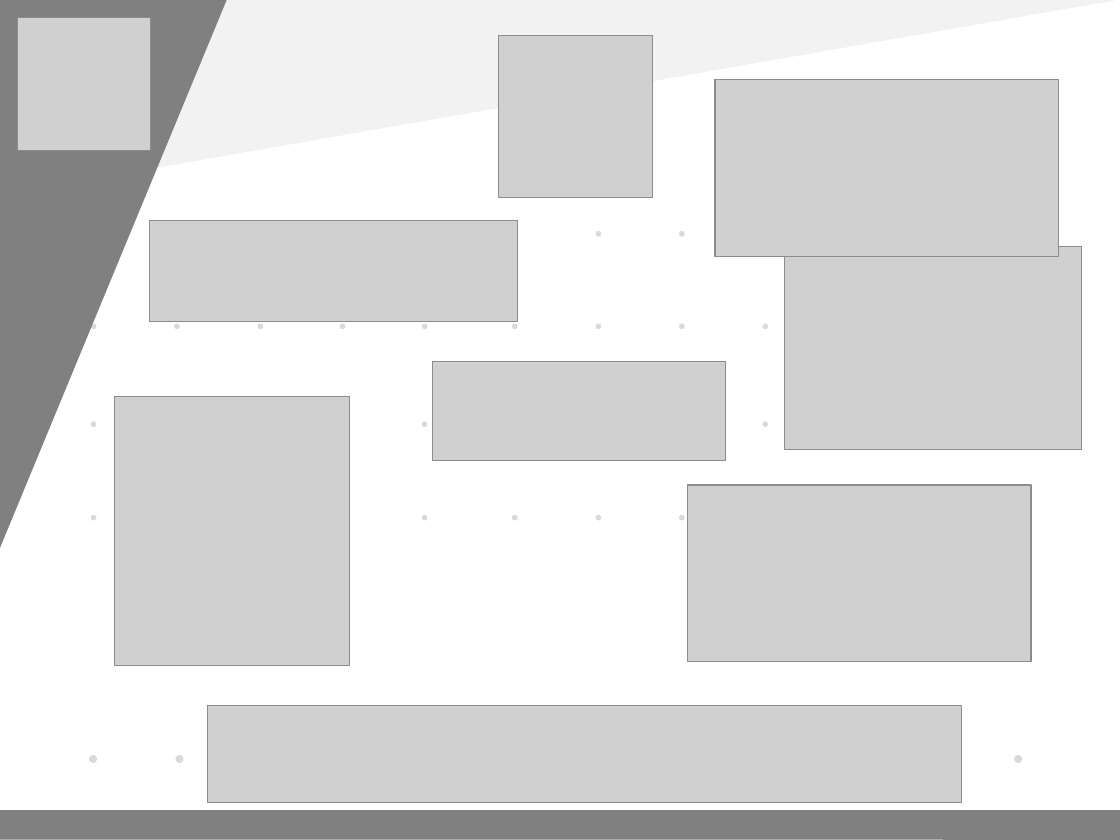
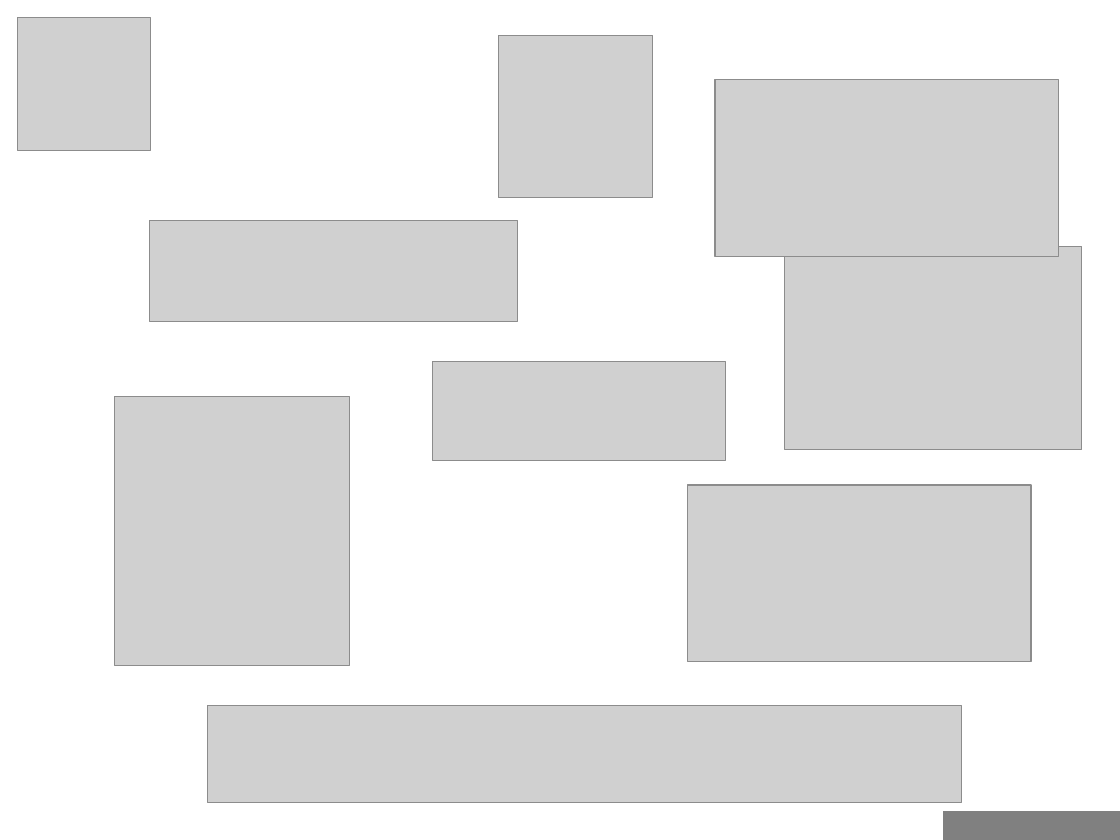
Before and after one commit to YohannBethoule/AnnuaireCollaboratif, a slide deck: slide 2 of diapo.odp. Drawn at 1120x840 pixels with LibreOffice and Linux fonts; fonts in the diff are those of the drawing; grey boxes stand for pictures. Boxes give left, top, right and bottom in pixels: in the first picture for what was removed or moved away, otherwise in the second. Text is boxed around its words. In the diff, an @@ line names an element or a change of style, - is before the commit and + after.

```diff
--- a/diapo.odp
+++ b/diapo.odp
@@ right triangle removed at [0,0,1120,196] @@
@@ right triangle removed at [0,0,226,548] @@
@@ ellipse removed at [91,231,96,236] @@
@@ rectangle removed at [159,215,1120,644] @@
@@ ellipse removed at [596,231,601,236] @@
@@ ellipse removed at [679,231,684,236] @@
@@ ellipse removed at [91,324,96,329] @@
@@ ellipse removed at [175,324,180,329] @@
@@ ellipse removed at [258,324,263,329] @@
@@ ellipse removed at [339,324,345,329] @@
@@ ellipse removed at [422,324,428,329] @@
@@ ellipse removed at [512,324,517,329] @@
@@ ellipse removed at [596,324,601,329] @@
@@ ellipse removed at [679,324,684,329] @@
@@ ellipse removed at [763,324,768,329] @@
@@ ellipse removed at [91,421,96,427] @@
@@ ellipse removed at [422,421,428,427] @@
@@ ellipse removed at [763,421,768,427] @@
@@ ellipse removed at [91,515,96,521] @@
@@ ellipse removed at [422,515,428,521] @@
@@ ellipse removed at [512,515,517,521] @@
@@ ellipse removed at [596,515,601,521] @@
@@ ellipse removed at [679,515,684,521] @@
@@ ellipse removed at [90,755,97,763] @@
@@ ellipse removed at [176,755,184,763] @@
@@ ellipse removed at [1015,755,1023,763] @@
@@ rectangle removed at [0,810,1120,840] @@
@@ rectangle removed at [944,811,1120,840] @@
@@ freeform shape added at [944,811,1120,840], fill #808080, outline #808080 0 pt @@
```
Also in this commit, not shown: 5 other slides changed.
